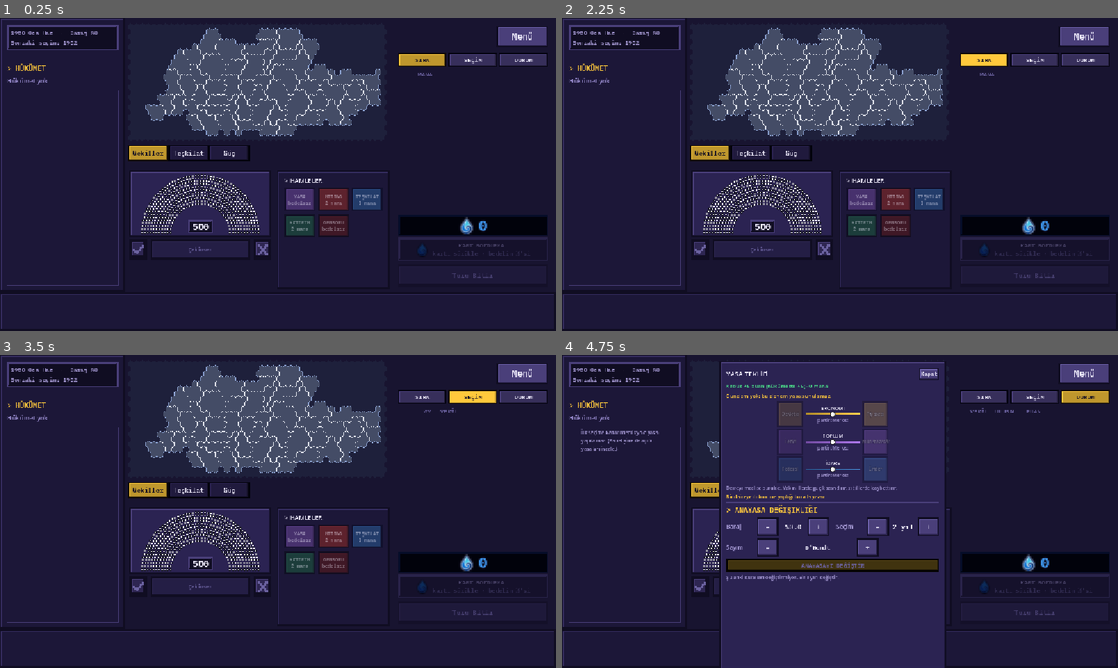
Above: before the commit, frames 1-4 (two rows, left to right).
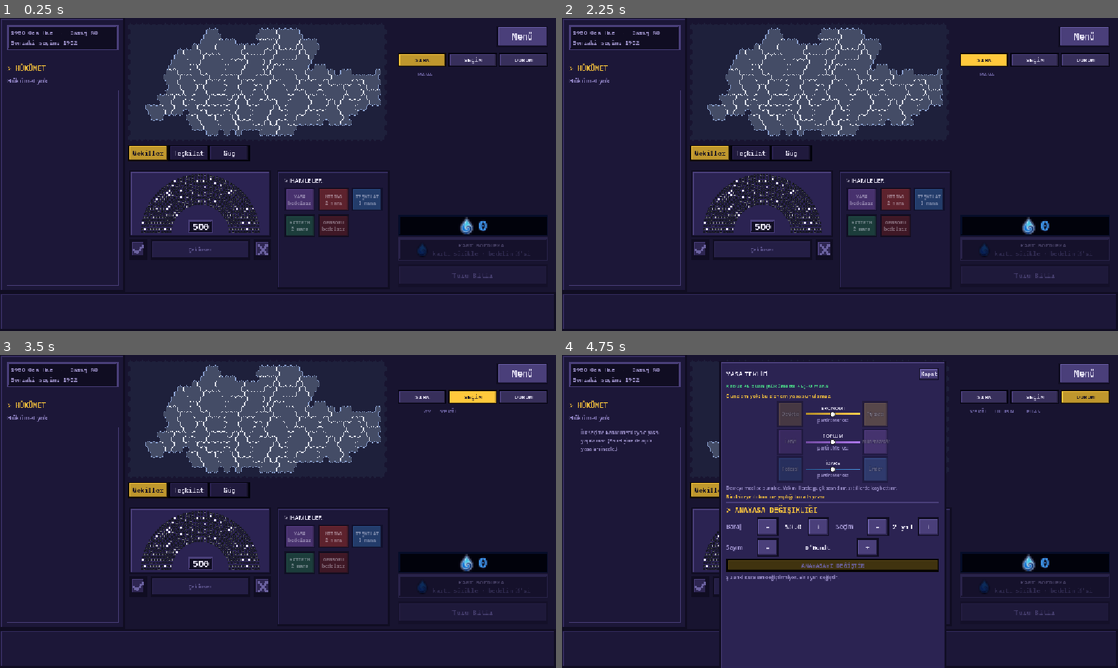
Above: after the commit, the same moments.

Repository: TriQue06/siyaset_oyunu_test_experimental
Game: Godot game, scene res://scenes/GameScreen.tscn
Same seed, same stepped clock (60 frames per second), same inputs: the game is played once before the commit and once after it. This scene is started directly instead of the project's main scene. Sound files missing from this copy of the repository are replaced by a short silence.
Inputs:
- Up to frame 1 (0.25 s): no input
- Up to frame 2 (2.25 s): click "Menü" at 0.5 s; click "Devam Et (ESC)" at 1.25 s; click "SIRA" at 2 s
- Up to frame 3 (3.5 s): click "SEÇİM" at 2.75 s
- Up to frame 4 (4.75 s): click "DURUM" at 3.5 s; click "YASA bedelsiz" at 4.25 s

The runs differ from the first frame. In frame 1, 0.9% of the frame differs, in the area x 25-47%, y 49-70%; in frame 2, 0.9%; in frame 3, 0.9%; in frame 4, 0.1%.

Commit message:
Sürüm 0.0.94: shader ile net meclis koltukları, konuşma şeridi genişleme hatası
Co-Authored-By: Claude Opus 5.5 <noreply@anthropic.com>

Diff:
--- a/siyaset-oyunu/project.godot
+++ b/siyaset-oyunu/project.godot
@@ -11,7 +11,7 @@
 [application]
 
 config/name="Siyaset Oyunu"
-config/version="0.0.93"
+config/version="0.0.94"
 run/main_scene="res://scenes/Lobby.tscn"
 config/quit_on_go_back=false
 config/features=PackedStringArray("4.7", "Forward Plus")
--- a/siyaset-oyunu/scripts/game_screen.gd
+++ b/siyaset-oyunu/scripts/game_screen.gd
@@ -3145,7 +3145,10 @@
 	var key := "%d:%d:%s" % [CardManager.round_number, CardManager.current_turn_index, str(ideology)]
 	if key != _speech_key:
 		_speech_key = key
+		# Eski sütunlar HEMEN çıkarılır: queue_free kare sonuna kadar beklerken panel
+		# eski + yeni sütunlarla (6 sütun) ölçülüp gereksiz genişliyordu.
 		for child in _speech_rows.get_children():
+			_speech_rows.remove_child(child)
 			child.queue_free()
 		for axis in IdeologyAxes.AXES:
 			_speech_rows.add_child(_speech_row(axis, float(ideology.get(axis, 0.0))))
--- a/siyaset-oyunu/scripts/parliament_diagram.gd
+++ b/siyaset-oyunu/scripts/parliament_diagram.gd
@@ -12,7 +12,7 @@
 ## çiziliyor — orijinal JS ile aynı.
 
 const SPAN := 180.0          # yay açısı (derece) — orijinal JS: SPAN
-const SEAT_RADIUS_FACTOR := 0.8  # orijinal JS: SRF
+const SEAT_RADIUS_FACTOR := 0.9  # orijinal JS: SRF
 
 ## Her koltuk: koyu ince konturlu, kenarı yumuşatılmış (antialiased) daire.
 ## Konturun kalınlığı koltuk yarıçapına ORANLI tek bir değer — bütün koltuklarda
@@ -38,17 +38,36 @@
 var _count_plate: PanelContainer
 var _count_label: Label
 
-## KOLTUKLAR İKİ MultiMesh İLE ÇİZİLİR (kontur + iç dolgu), her biri TEK
-## çizim çağrısı. Eskiden koltuk başına iki draw_circle vardı: 500 koltuk =
+## KOLTUKLAR TEK MultiMesh İLE ÇİZİLİR (tek çizim çağrısı). Eskiden koltuk başına iki draw_circle vardı: 500 koltuk =
 ## ~2000 çizim çağrısı/kare. Masaüstünde native GL bunu yutuyordu ama WebGL2'de
 ## her çağrı tarayıcı katmanından geçtiği için seçim gecesi 1-2 FPS'e düşüyordu.
-var _outline_mmi: MultiMeshInstance2D
 var _seat_mmi: MultiMeshInstance2D
-## Koltuk dokuları: kenarı yumuşatılmış dolu beyaz daire (renk modulate ile).
-## NET GÖRÜNSÜN diye her doku EKRANDAKİ piksel çapında üretilir (çap -> doku)
-## ve koltuklar piksel ızgarasına oturtulur: büyük bir dokuyu küçültüp kesirli
-## konumlara koymak koltukları bulanıklaştırıyordu.
-static var _circle_textures: Dictionary = {}
+## KOLTUK SHADER'I: doku yok. Her piksel daireye uzaklığını kendisi hesaplar,
+## kenar ekranda tam 1 piksel yumuşatılır (fwidth): hangi ölçekte ve hangi
+## kesirli konumda olursa olsun daire hem keskin hem pürüzsüz. Kontur aynı
+## çizimde: iç dolgu instance rengi, dış halka outline_color.
+## (Önceki iki deneme: büyük dokuyu küçültmek bulanık, piksel boyutunda doku
+## + en yakın piksel ise tırtıklı ve düzensiz görünüyordu.)
+const SEAT_SHADER := """
+shader_type canvas_item;
+uniform vec4 outline_color : source_color = vec4(0.07, 0.08, 0.1, 1.0);
+uniform float inner_ratio = 0.84;
+void fragment() {
+	// d: merkezden uzaklık (kenar = 1). px: bir ekran pikselinin d cinsinden boyu.
+	float d = length(UV - vec2(0.5)) * 2.0;
+	float px = max(fwidth(d), 0.0001);
+	// Kenara piksel cinsinden uzaklık -> alan kaplaması (tam 1 piksellik geçiş).
+	float inside = (1.0 - d) / px;
+	float outer = clamp(inside + 0.5, 0.0, 1.0);
+	// Kontur en az 1 piksel: küçük koltuklarda yumuşatmanın içinde kaybolmasın.
+	float ring = max(1.0, (1.0 - inner_ratio) / px);
+	float inner = clamp(inside - ring + 0.5, 0.0, 1.0);
+	vec4 fill = COLOR;
+	COLOR = vec4(mix(outline_color.rgb, fill.rgb, inner), outer * mix(outline_color.a, fill.a, inner));
+}
+"""
+static var _seat_material: ShaderMaterial = null
+static var _white_texture: Texture2D = null
 ## Yerleşim (konum/yarıçap) sadece boyut değişince kurulur; renkler her
 ## set_results'ta güncellenir.
 var _instances_built_for := Vector2.ZERO
@@ -104,13 +123,7 @@
 	_build_count_plate()
 	resized.connect(_place_count_plate)
 	resized.connect(_rebuild_instances)
-	# Ekranda kayarsa (yerleşim, pencere) koltuklar piksel ızgarasına yeniden otursun.
-	set_notify_transform(true)
 	_rebuild_instances()
-
-func _notification(what: int) -> void:
-	if what == NOTIFICATION_TRANSFORM_CHANGED and is_inside_tree() and _outline_mmi != null:
-		_rebuild_instances()
 
 ## VEKİL SAYISI LEVHASI: yarım dairenin ORTASINDAKİ boş alanda duran, kendi
 ## zemini (ek UI katmanı) olan monospace bir sayı. Önce çıplak draw_string,
@@ -158,91 +171,58 @@
 func _arc_origin() -> Vector2:
 	return Vector2(size.x * 0.5, size.y * 0.98)
 
-## Koltuk yarıçapı (piksel). Yarıçap, en yakın komşu mesafesinin %45'i ile
+## Koltuk yarıçapı (piksel). Yarıçap, en yakın komşu mesafesinin %48'i ile
 ## sınırlı: kontur dahil hiçbir daire komşusuna değmez.
 func _seat_radius_px(scale: float) -> float:
 	var radius: float = _seat_radius_norm * scale
 	if _min_gap_norm > 0.0:
-		radius = minf(radius, _min_gap_norm * scale * 0.45)
+		radius = minf(radius, _min_gap_norm * scale * 0.48)
 	return maxf(1.5, radius)
 
-## diameter piksel çapında, kenarı 1 piksel yumuşatılmış dolu daire dokusu.
-static func _circle_texture(diameter: int) -> Texture2D:
-	diameter = maxi(2, diameter)
-	if _circle_textures.has(diameter):
-		return _circle_textures[diameter]
-	var image := Image.create(diameter, diameter, false, Image.FORMAT_RGBA8)
-	var center := float(diameter) * 0.5
-	var radius := float(diameter) * 0.5
-	for y in diameter:
-		for x in diameter:
-			# Piksel merkezinin daireye uzaklığı: kenar tam 1 piksellik geçiş.
-			var d := Vector2(float(x) + 0.5 - center, float(y) + 0.5 - center).length()
-			var a: float = clampf(radius - d + 0.5, 0.0, 1.0)
-			image.set_pixel(x, y, Color(1.0, 1.0, 1.0, a))
-	var texture := ImageTexture.create_from_image(image)
-	_circle_textures[diameter] = texture
-	return texture
-
 func _ensure_multimeshes() -> void:
-	if _outline_mmi != null:
-		return
-	for is_outline in [true, false]:
-		var mmi := MultiMeshInstance2D.new()
-		# Doku ekran pikseliyle birebir: en yakın piksel, bulanıklık yok.
-		mmi.texture_filter = CanvasItem.TEXTURE_FILTER_NEAREST
-		add_child(mmi)
-		if is_outline:
-			_outline_mmi = mmi
-		else:
-			_seat_mmi = mmi
+	if _seat_mmi != null:
+		return
+	if _seat_material == null:
+		var shader := Shader.new()
+		shader.code = SEAT_SHADER
+		_seat_material = ShaderMaterial.new()
+		_seat_material.shader = shader
+		var image := Image.create(1, 1, false, Image.FORMAT_RGBA8)
+		image.fill(Color.WHITE)
+		_white_texture = ImageTexture.create_from_image(image)
+	_seat_mmi = MultiMeshInstance2D.new()
+	_seat_mmi.texture = _white_texture
+	# Her diyagram kendi kontur ayarını taşısın: malzeme kopyalanır.
+	_seat_mmi.material = _seat_material.duplicate()
+	add_child(_seat_mmi)
 
 ## Koltuk konumları ve yarıçapları — sadece kontrol boyutu değişince.
 func _rebuild_instances() -> void:
 	_ensure_multimeshes()
 	var count := _dot_positions.size()
-	for mmi in [_outline_mmi, _seat_mmi]:
-		if mmi.multimesh == null:
-			var mm := MultiMesh.new()
-			mm.transform_format = MultiMesh.TRANSFORM_2D
-			mm.use_colors = mmi == _seat_mmi
-			var quad := QuadMesh.new()
-			quad.size = Vector2.ONE
-			mm.mesh = quad
-			mmi.multimesh = mm
-		mmi.multimesh.instance_count = count
-	_outline_mmi.visible = count > 0
+	if _seat_mmi.multimesh == null:
+		var mm := MultiMesh.new()
+		mm.transform_format = MultiMesh.TRANSFORM_2D
+		mm.use_colors = true
+		var quad := QuadMesh.new()
+		quad.size = Vector2.ONE
+		mm.mesh = quad
+		_seat_mmi.multimesh = mm
+	_seat_mmi.multimesh.instance_count = count
 	_seat_mmi.visible = count > 0
 	if count == 0:
 		return
 	var scale: float = minf(size.x * 0.5, size.y * 0.96)
 	var origin := _arc_origin()
 	var radius := _seat_radius_px(scale)
-	# Ekran pikseline çevir: çaplar tam sayı, konumlar piksel ızgarasında.
-	var to_screen := get_global_transform_with_canvas()
-	var pixel_scale: float = maxf(0.01, to_screen.get_scale().x)
-	var outer_px := maxi(2, roundi(radius * 2.0 * pixel_scale))
-	var inner_px := maxi(1, roundi(radius * 2.0 * (1.0 - outline_ratio) * pixel_scale))
-	# Kontur her yandan eşit kalınlıkta olsun: iki çapın farkı çift sayı.
-	if (outer_px - inner_px) % 2 != 0:
-		inner_px -= 1
-	_outline_mmi.texture = _circle_texture(outer_px)
-	_seat_mmi.texture = _circle_texture(inner_px)
-	var outer_local := float(outer_px) / pixel_scale
-	var inner_local := float(inner_px) / pixel_scale
-	var from_screen := to_screen.affine_inverse()
+	var material := _seat_mmi.material as ShaderMaterial
+	material.set_shader_parameter("outline_color", outline_color)
+	material.set_shader_parameter("inner_ratio", 1.0 - outline_ratio)
 	for i in count:
 		var p: Vector2 = _dot_positions[i]
-		var screen_center: Vector2 = to_screen * (origin + Vector2(p.x - 1.0, -p.y) * scale)
-		# Çift çaplı dairenin merkezi piksel köşesinde, tek çaplınınki piksel ortasında.
-		var snapped := (screen_center - Vector2(0.5, 0.5) * float(outer_px % 2)).round() \
-			+ Vector2(0.5, 0.5) * float(outer_px % 2)
-		var center: Vector2 = from_screen * snapped
-		_outline_mmi.multimesh.set_instance_transform_2d(i,
-			Transform2D(0.0, Vector2(outer_local, outer_local), 0.0, center))
+		var center := origin + Vector2(p.x - 1.0, -p.y) * scale
 		_seat_mmi.multimesh.set_instance_transform_2d(i,
-			Transform2D(0.0, Vector2(inner_local, inner_local), 0.0, center))
-	_outline_mmi.modulate = outline_color
+			Transform2D(0.0, Vector2(radius * 2.0, radius * 2.0), 0.0, center))
 	_instances_built_for = size
 	_update_instance_colors()
 
--- a/siyaset-oyunu/tools/midgame_preview.gd
+++ b/siyaset-oyunu/tools/midgame_preview.gd
@@ -113,6 +113,16 @@
 		await create_timer(0.3).timeout
 		root.get_texture().get_image().save_png("%s/midgame_speech.png" % OS.get_user_data_dir())
 		print("screenshot: midgame_speech")
+		# İkinci konuşma: panel genişlememeli (eski sütunlar hemen kalkmalı).
+		var first_width: float = scene._speech_panel.size.x
+		cms.speech_done = true
+		cms._push_state({"type": "timer"})
+		pm.parties[mm.owner_id]["ideology"]["economic"] = 2.0
+		cms.speech_done = false
+		cms._push_state({"type": "timer"})
+		await create_timer(0.3).timeout
+		print("KONUSMA SERIDI genislik %.0f -> %.0f %s" % [first_width, scene._speech_panel.size.x,
+			"AYNI" if absf(first_width - scene._speech_panel.size.x) < 1.0 else "GENISLEDI"])
 		scene._speech_panel.hide()
 		scene._set_map_layer(0, false)
 		await create_timer(0.3).timeout
Not shown, changed: siyaset-oyunu/export_presets.cfg
